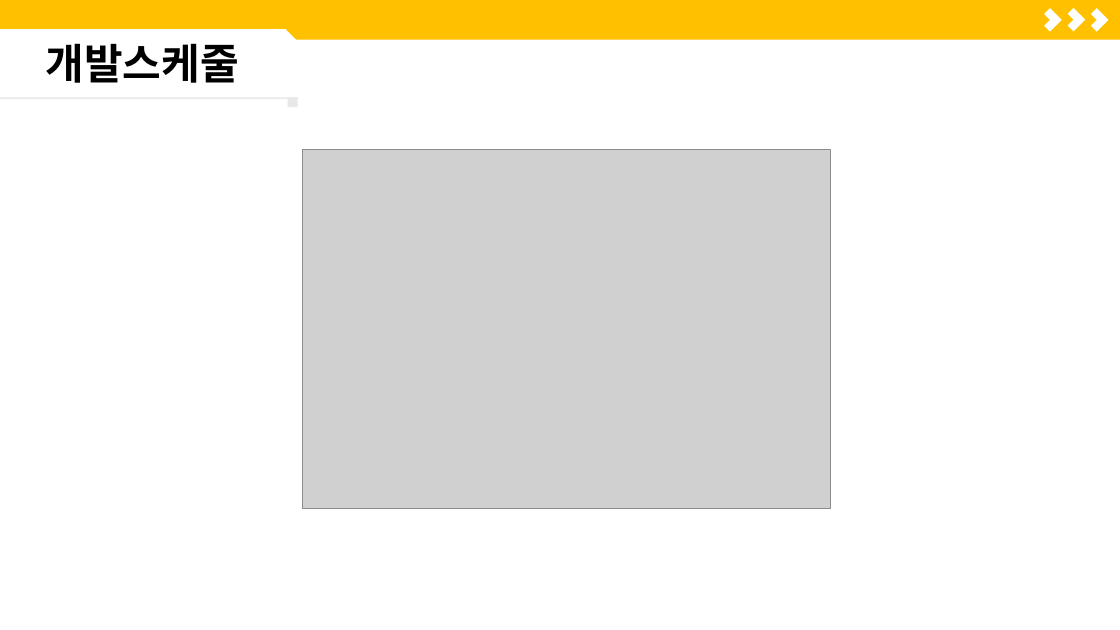
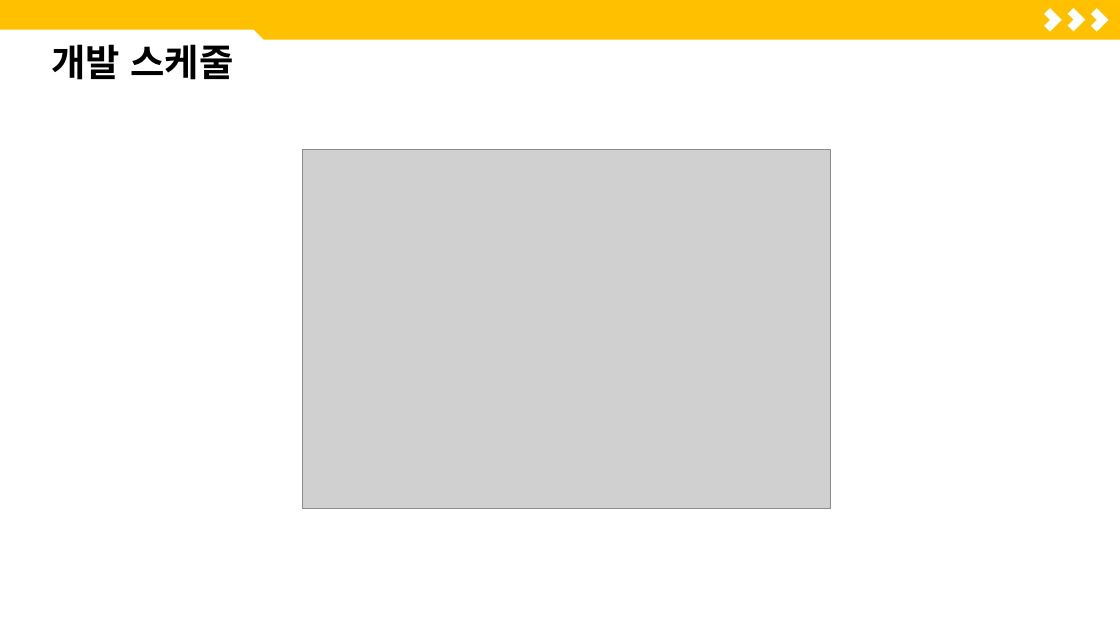
Before and after one commit to ShinHyerin/Hotel-Service-Optimization-AI, a slide deck: slide 8 of presentation/포트폴리오_신혜린.pptx. Drawn at 1120x630 pixels with LibreOffice and Linux fonts; fonts in the diff are those of the drawing; grey boxes stand for pictures. Boxes give left, top, right and bottom in pixels: in the first picture for what was removed or moved away, otherwise in the second. Text is boxed around its words. In the diff, an @@ line names an element or a change of style, - is before the commit and + after.

Commit message:
Design: Update PowerPoint presentation template and slide layouts

```diff
--- a/presentation/포트폴리오_신혜린.pptx
+++ b/presentation/포트폴리오_신혜린.pptx
@@ text "개발 스케줄" at [51, 44, 234, 80]: vertical alignment top to middle @@
@@ snip rect: place and size @@
-snip rect at [0, 29, 297, 101]
+snip rect at [0, 29, 265, 96]
@@ text at [51, 44, 234, 80]: text changed; size 36 to 32 pt @@
-개발스케줄
+개발 스케줄
@@ rectangle removed at [0, 97, 297, 99] @@
@@ rectangle removed at [287, 97, 297, 108] @@
```
Also in this commit, not shown: 14 other slides changed, 10 slides added, 1 slide removed.
